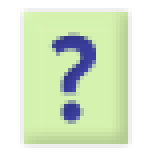
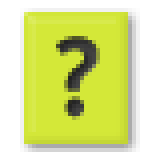
Before/after of a 152 × 152 layered artwork. What changed in the layer stack:
painted on "?" over [left=48, top=32, right=100, bottom=124]
painted on "Ebene 3" over [left=24, top=12, right=128, bottom=144]
